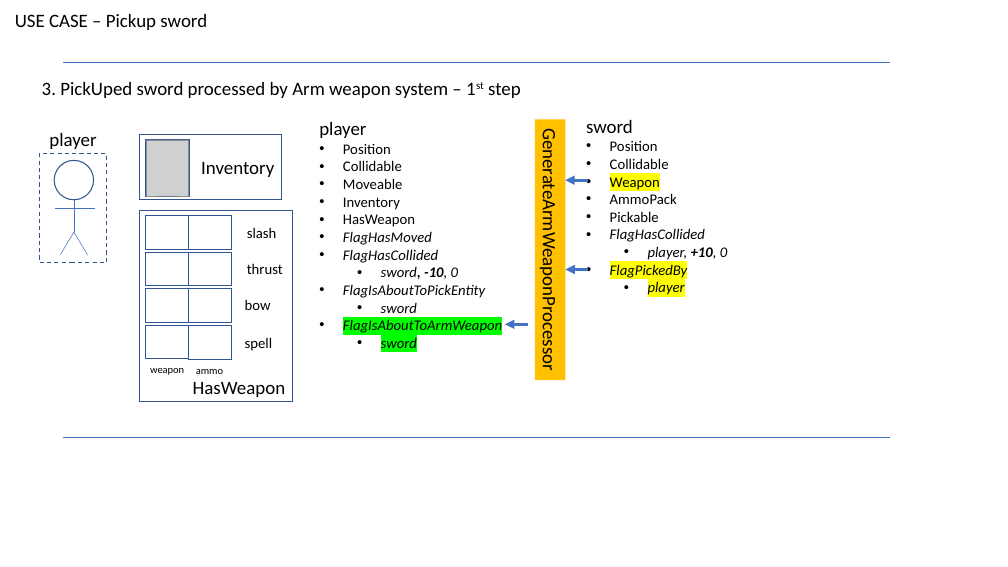
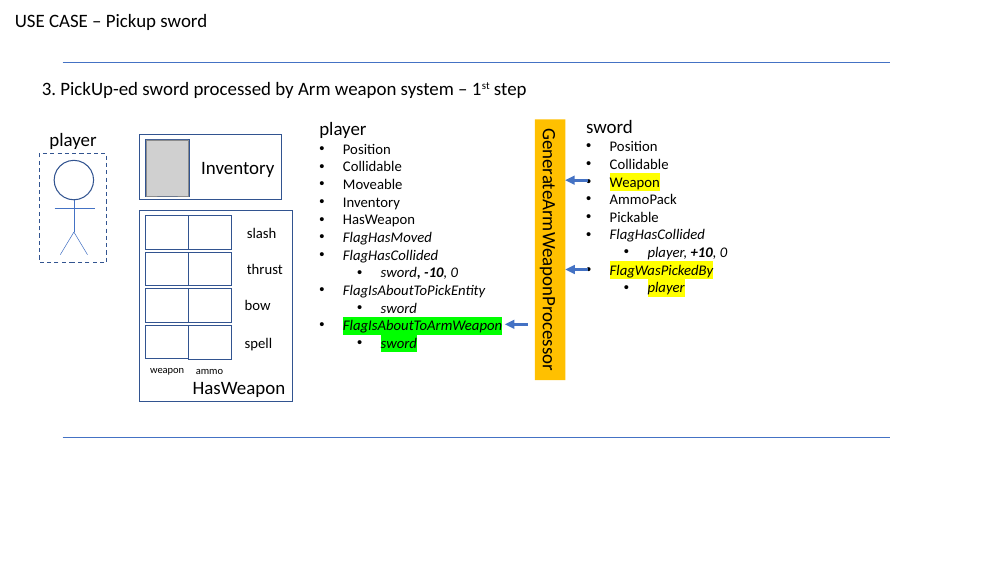
Before and after one commit to xdoko01/pgRPG, a slide deck: slide 11 of docs/use_cases.pptx. Drawn at 1008x567 pixels with LibreOffice and Linux fonts; fonts in the diff are those of the drawing; grey boxes stand for pictures. Boxes give left, top, right and bottom in pixels: in the first picture for what was removed or moved away, otherwise in the second. Text is boxed around its words. In the diff, an @@ line names an element or a change of style, - is before the commit and + after.

Commit message:
teleport and arm weapon system

```diff
--- a/docs/use_cases.pptx
+++ b/docs/use_cases.pptx
@@ text at bbox=[42, 82, 527, 98]: text changed @@
-3. PickUped sword processed by Arm weapon system – 1st step
+3. PickUp-ed sword processed by Arm weapon system – 1st step
@@ text at bbox=[610, 264, 713, 278]: text changed @@
-• FlagPickedBy
+• FlagWasPickedBy
```
Also in this commit, not shown: 4 other slides changed, 31 other files.
